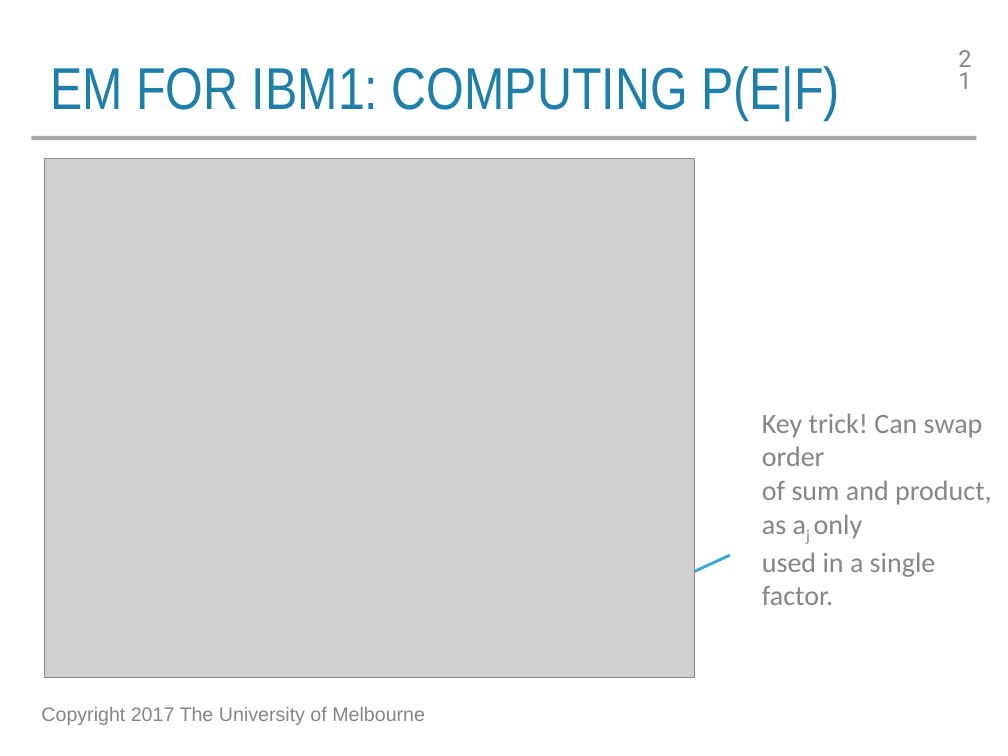
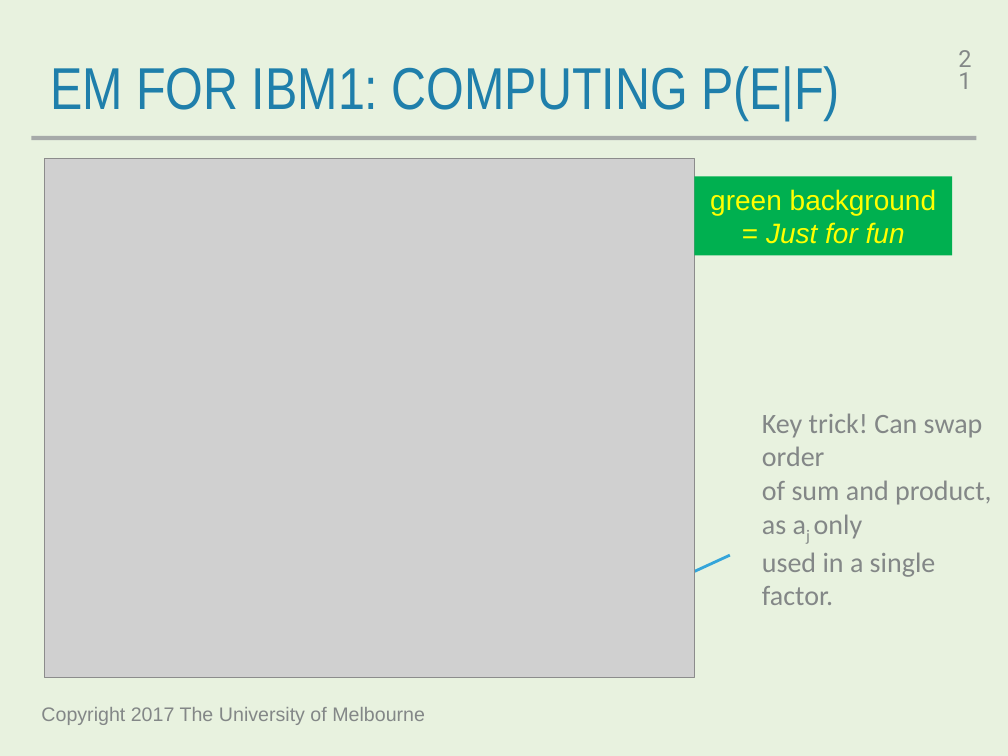
Before and after one commit to trevorcohn/comp90042, a slide deck: slide 21 of slides/WSTA_L20_machine_translation_word.pptx. Drawn at 1008x756 pixels with LibreOffice and Linux fonts; fonts in the diff are those of the drawing; grey boxes stand for pictures. Boxes give left, top, right and bottom in pixels: in the first picture for what was removed or moved away, otherwise in the second. Text is boxed around its words. In the diff, an @@ line names an element or a change of style, - is before the commit and + after.

```diff
--- a/slides/WSTA_L20_machine_translation_word.pptx
+++ b/slides/WSTA_L20_machine_translation_word.pptx
@@ background #FFFFFF to #E8F2DF @@
@@ rectangle added at box(695, 176, 953, 256), fill #00B050, 20 pt, text #FFFF00 @@
+green background = Just for fun
```
Also in this commit, not shown: 6 other slides changed, 2 other files.
